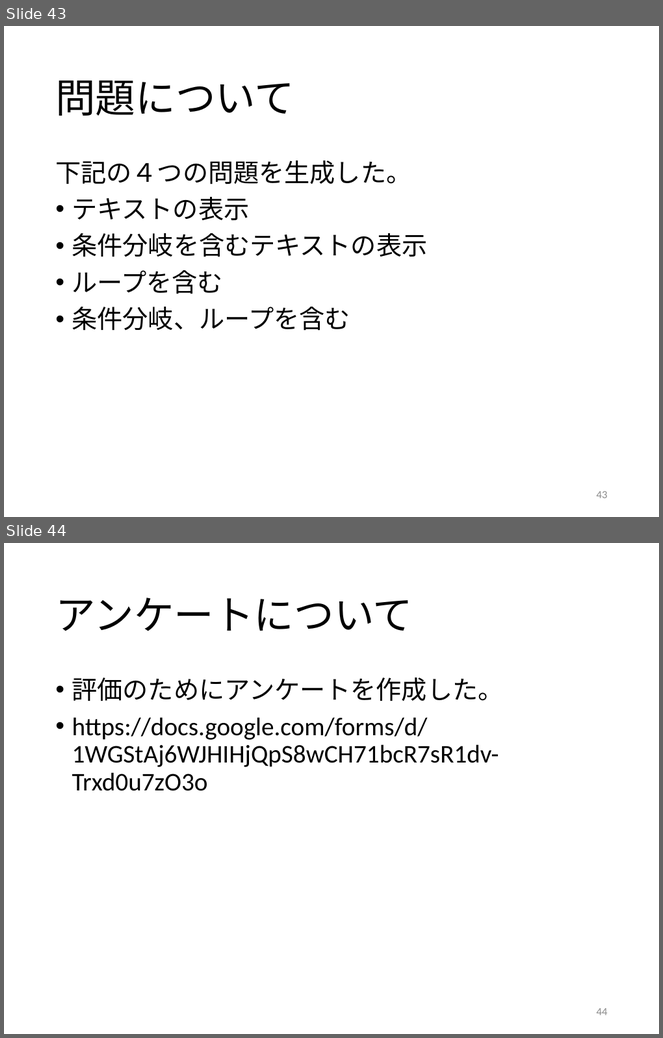
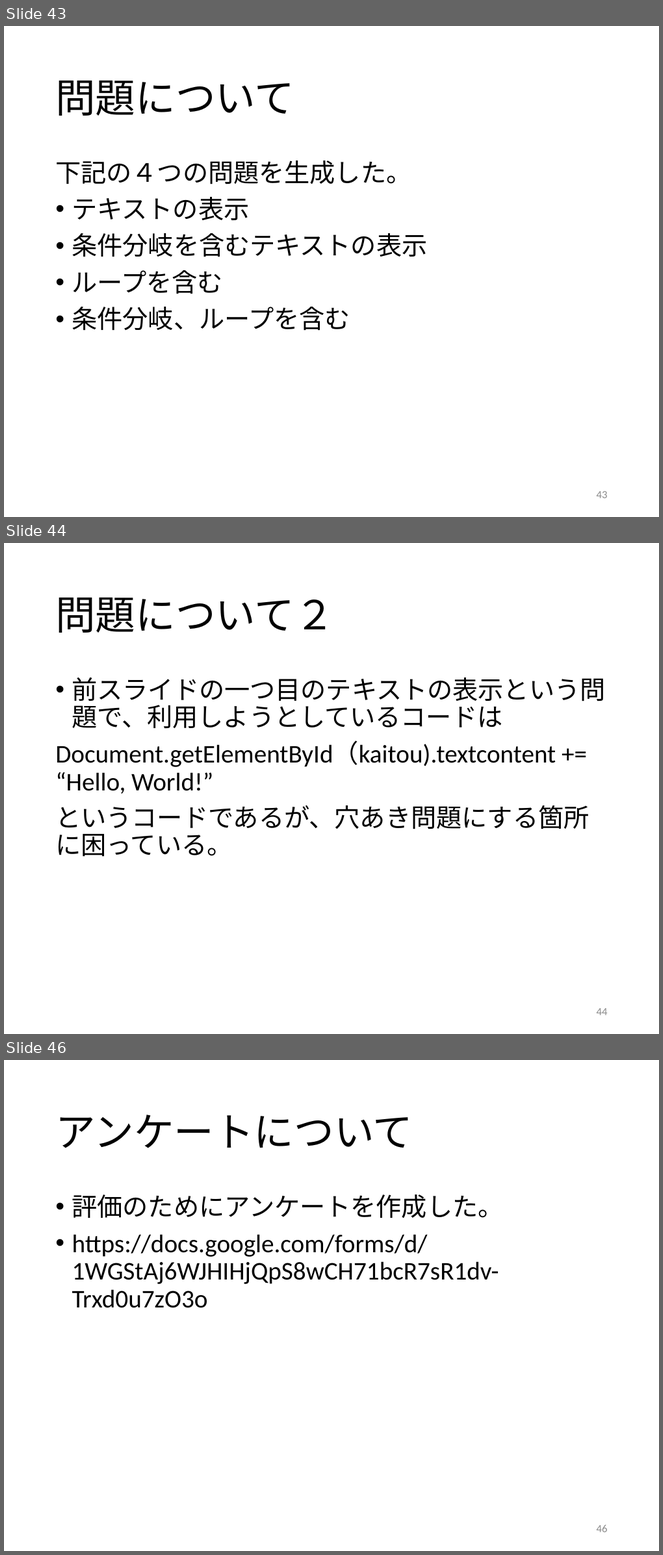
Before and after one commit to kait-takanolab/1821121-shimaoka-thesis, a slide deck: 1821121_shimaoka_sotsuken.pptx. Shown one above the other, each under a label of ours: slides 43 and 44 before the commit, slides 43, 44 and 46 after it; the slides between them are not shown. The pictures are 663x1038 and 663x1555 pixels, drawn with LibreOffice and Linux fonts; fonts in the diff are those of the drawing. Boxes give left, top, right and bottom in pixels: in the first picture for what was removed or moved away, otherwise in the second. Text is boxed around its words. In the diff, an @@ line names an element or a change of style, - is before the commit and + after.

```diff
--- a/1821121_shimaoka_sotsuken.pptx
+++ b/1821121_shimaoka_sotsuken.pptx
@@ slide 44 added at [4, 543, 659, 1034], background #FFFFFF @@
@@ title added at [55, 598, 334, 633], 44 pt, text #000000 @@
+問題について２
@@ text added at [55, 678, 606, 857], 28 pt, text #000000 @@
+• 前スライドの一つ目のテキストの表示という問題で、利用しようとしているコードは
+Document.getElementById（kaitou).textcontent += “Hello, World!”
+というコードであるが、穴あき問題にする箇所に困っている。
@@ page number added at [597, 1008, 608, 1016], 12 pt, text #8C8C8C @@
+44
@@ what was slide 44 is now slide 46 @@
@@ page number at [597, 1525, 608, 1533]: text changed @@
-44
+46
```
Also in this commit, not shown: 5 slides changed, 1 other slide added, 2 other files.
